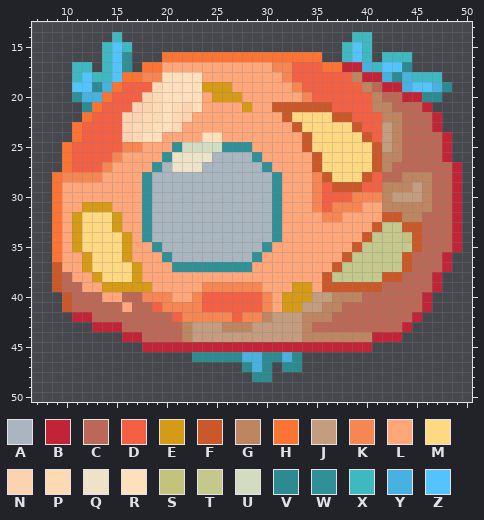
Two states of a pixel-art sprite, minigame_sandbox/game/gfx/cells/human/cell-human-0.png. The picture above is the old version.
The file is 60x60 pixels. Colours within 5 levels of each other are drawn and written as one. Shown: x 7..50, y 13..50.
Palette (. is transparent): A #aab6bf  B #c12437  C #bb6956  D #f36044  E #d59b16  F #ca5829  G #bd8560  H #fb7433  J #c49c7e  K #f68652  L #ffa67b  M #ffd982  N #fcd2b0  P #fddab3  Q #eee3c9  R #ffe0bc  S #c4c37e  T #c4c88d  U #d3dcc2  V #2b8b91  W #2f9197  X #3fb9c1  Y #47b2df  Z #54c4ff
And afterwards:
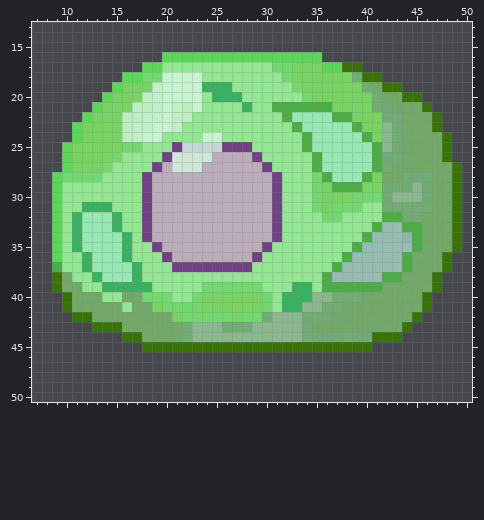
The commit says: Cells Attack Animation Finalized
Changes in this commit:
Colour A changes from #aab6bf to #bbaeba.
Colour B changes from #c12437 to #397307.
Colour C changes from #bb6956 to #72a968.
Colour D changes from #f36044 to #78d363.
Colour E changes from #d59b16 to #38b262.
Colour F changes from #ca5829 to #4cad46.
Colour G changes from #bd8560 to #70ac73.
Colour H changes from #fb7433 to #5ad757.
Colour J changes from #c49c7e to #8ab78e.
Colour K changes from #f68652 to #72d86f.
Colour L changes from #ffa67b to #94e792.
Colour M changes from #ffd982 to #98e8b3.
Colour N changes from #fcd2b0 to #bdeec2.
Colour P changes from #fddab3 to #c0efc8.
Colour Q changes from #eee3c9 to #cfe7d7.
Colour R changes from #ffe0bc to #c8f3d0.
Colour S changes from #c4c37e to #8ab7a6.
Colour T changes from #c4c88d to #97bdb2.
Colour U changes from #d3dcc2 to #c6d7d7.
Colour W changes from #2f9197 to #704184.
Colour F gives way to colour B in rows 38 to 39 at x 9; in rows 40 to 41 at x 10.
The author cleared colour V in row 17 at x 44; in row 18 at x 43; in row 19 at x 13 and 48; in row 20 at x 46 to 47; in row 21 at x 12; in row 46 at x 23 to 27, 30 to 31 and 33.
The author cleared colour V in row 47 at x 28, 30 and 32 to 33; in row 48 at x 29 to 30.
The author cleared colour W in rows 16 to 17 at x 16; in row 20 at x 11.
The author cleared colour X in row 14 at x 15 and 39 to 40; in row 15 at x 14, 16, 38 and 40; in row 16 at x 14, 38, 40 and 42 to 44; in row 17 at x 11 to 12, 14 and 41; in row 18 at x 11, 13 to 14 and 45 to 47.
The author cleared colour Y in row 17 at x 40; in row 18 at x 42 and 44; in row 19 at x 14, 44 and 47; in row 20 at x 12 to 13; in row 46 at x 28 to 29 and 32; in row 47 at x 29.
The author cleared colour Z in rows 15 to 16 at x 15 and 39; in row 17 at x 15 and 42 to 43; in row 18 at x 12 and 15; in row 19 at x 11 to 12 and 45 to 46.
